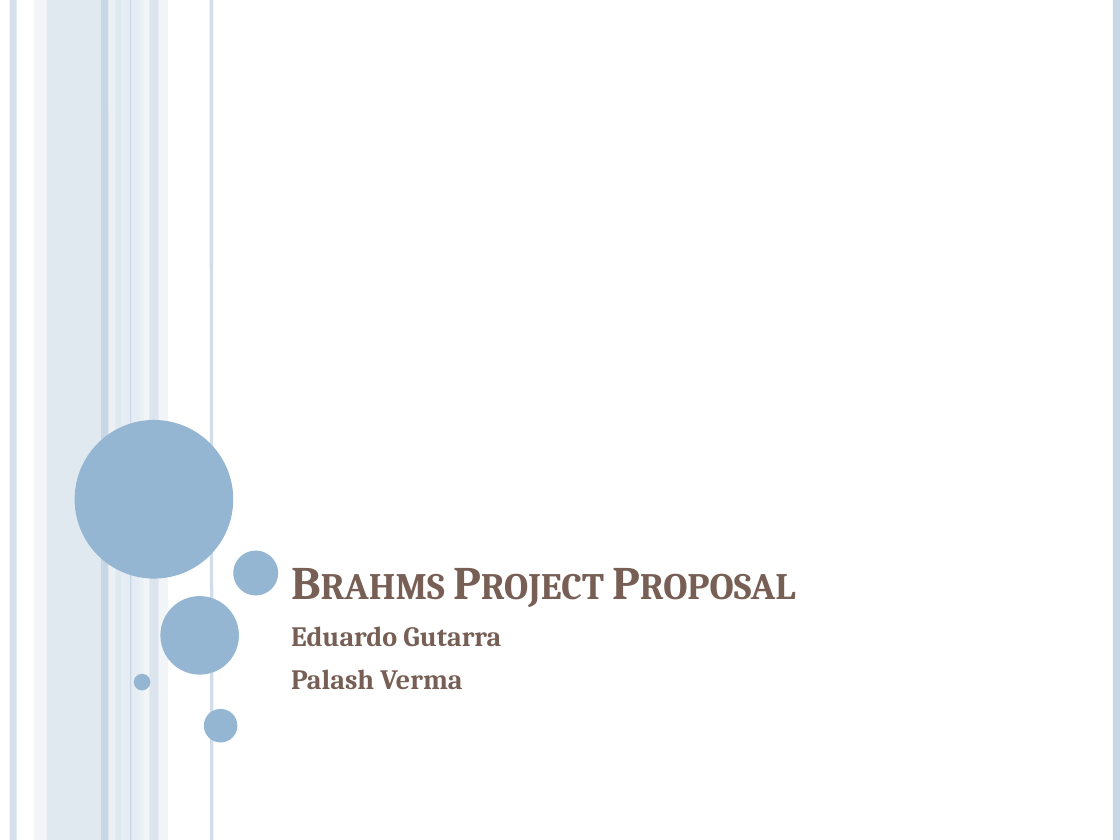
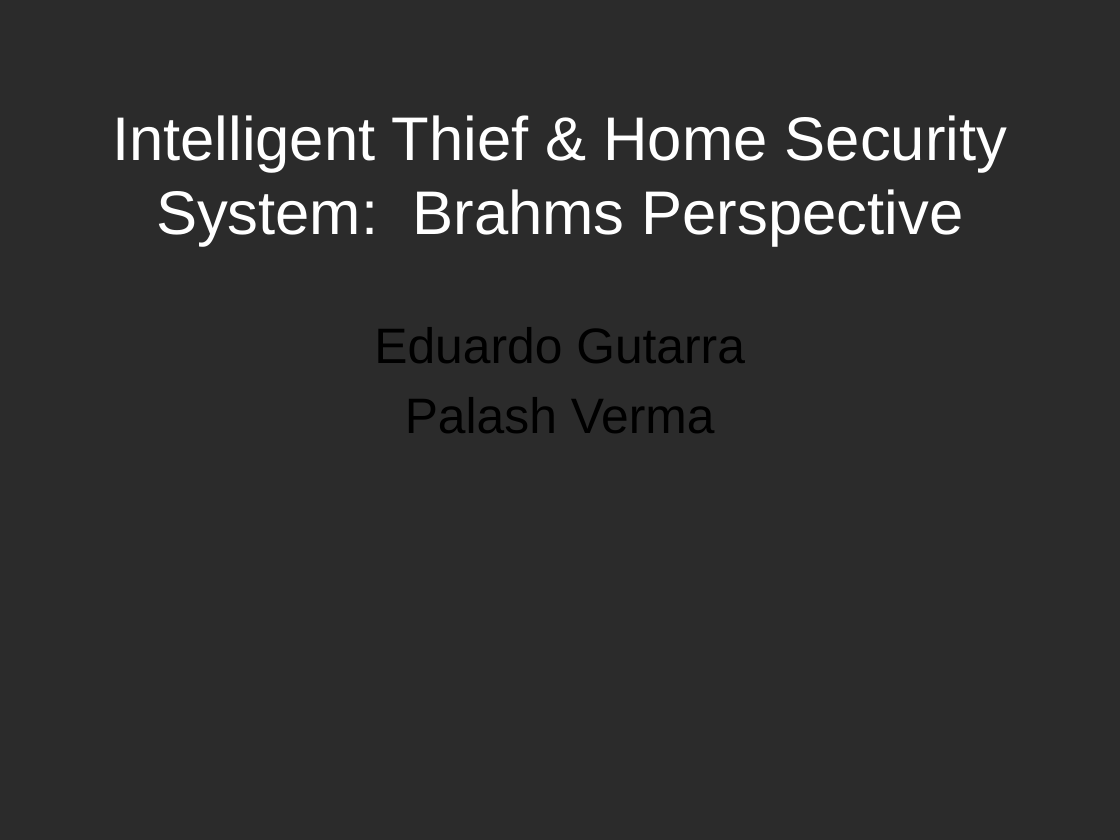
Before and after one commit to edvelezg/unb-ai, a slide deck: slide 1 of Project/Proposal.pptx. Drawn at 1120x840 pixels with LibreOffice and Linux fonts; fonts in the diff are those of the drawing; background and template pictures are left out; a plain dark background stands for a picture behind light text. Boxes give left, top, right and bottom in pixels: in the first picture for what was removed or moved away, otherwise in the second. Text is boxed around its words. In the diff, an @@ line names an element or a change of style, - is before the commit and + after.

```diff
--- a/Project/Proposal.pptx
+++ b/Project/Proposal.pptx
@@ background #FFFFFF to picture (left out) @@
@@ line removed from (13, 0) to (13, 840) @@
@@ rectangle removed at (x1=34, y1=0, x2=46, y2=840) @@
@@ rectangle removed at (x1=47, y1=0, x2=122, y2=840) @@
@@ line removed from (104, 0) to (104, 840) @@
@@ line removed from (112, 0) to (112, 840) @@
@@ rectangle removed at (x1=121, y1=0, x2=143, y2=840) @@
@@ line removed from (131, 0) to (131, 840) @@
@@ rectangle removed at (x1=140, y1=0, x2=168, y2=840) @@
@@ rectangle removed at (x1=149, y1=0, x2=158, y2=840) @@
@@ line removed from (212, 0) to (212, 840) @@
@@ line removed from (1117, 0) to (1117, 840) @@
@@ title "Intelligent Thief & Home Security ..." at (x1=112, y1=115, x2=1007, y2=246): vertical alignment bottom to middle @@
@@ title at (x1=112, y1=115, x2=1007, y2=246): text changed; size 30 to 39.6 pt; font Cambria to Arial; text colour #775F55 to #FFFFFF; bold off @@
-Brahms Project Proposal
+Intelligent Thief & Home Security System: Brahms Perspective
@@ subtitle "Eduardo Gutarra" moved from (x1=291, y1=626, x2=501, y2=689) to (x1=374, y1=327, x2=745, y2=433) @@
@@ subtitle "Eduardo Gutarra" at (x1=374, y1=327, x2=745, y2=433): size 18 to 32 pt, font Cambria to Arial, text colour #775F55 to #000000, bold off; alignment left to centre @@
@@ ellipse removed at (x1=75, y1=420, x2=234, y2=579) @@
@@ ellipse removed at (x1=233, y1=551, x2=278, y2=596) @@
@@ ellipse removed at (x1=160, y1=596, x2=239, y2=674) @@
@@ ellipse removed at (x1=133, y1=674, x2=150, y2=691) @@
@@ ellipse removed at (x1=204, y1=709, x2=237, y2=743) @@
```
Also in this commit, not shown: 3 other slides changed, 9 slides added, 2 slides removed.
